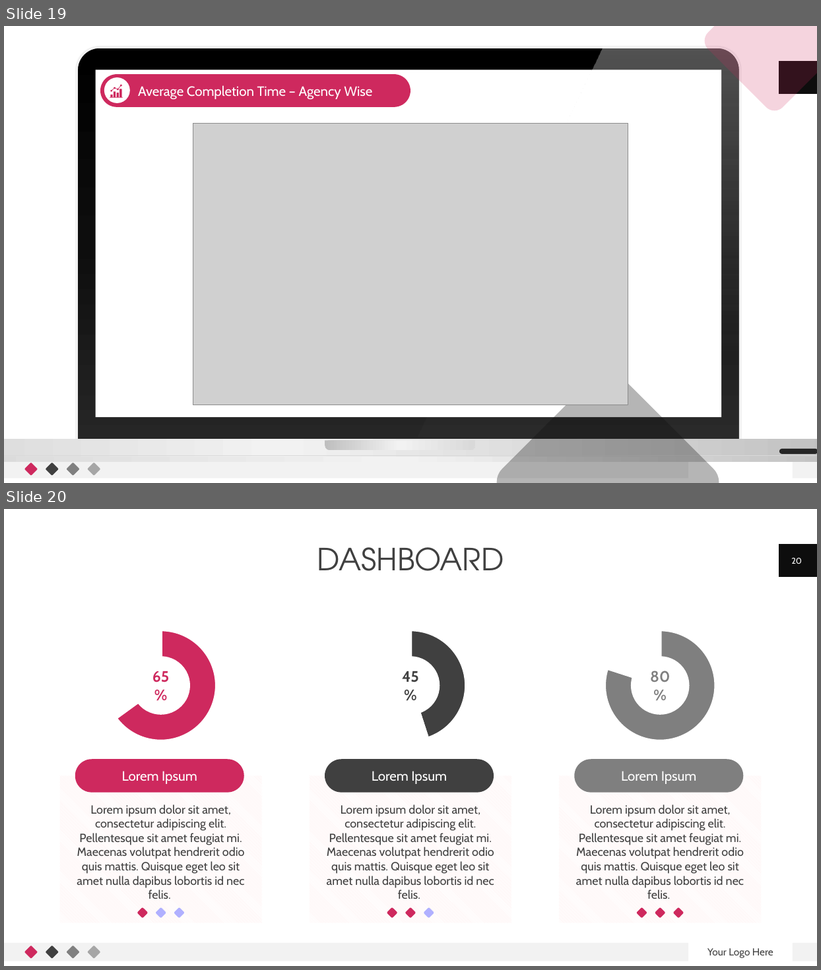
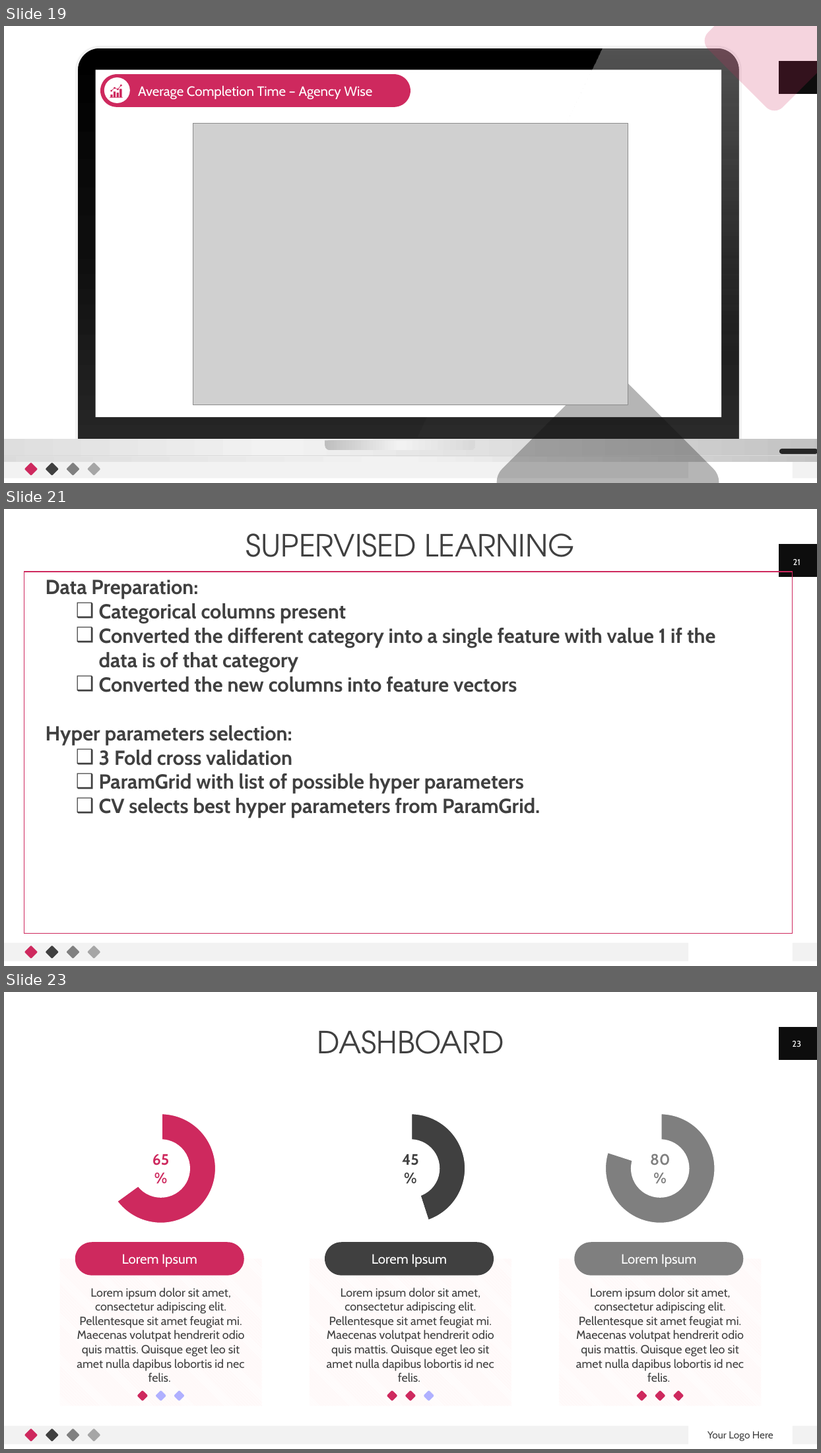
Before and after one commit to hareeshkavumkulath/BigdataAnalytics, a slide deck: Presentation/Presentation_Updated.pptx. Shown one above the other, each under a label of ours: slides 19 and 20 before the commit, slides 19, 21 and 23 after it; the slides between them are not shown. The pictures are 821x970 and 821x1453 pixels, drawn with LibreOffice and Linux fonts; fonts in the diff are those of the drawing; grey boxes stand for pictures. Boxes give left, top, right and bottom in pixels: in the first picture for what was removed or moved away, otherwise in the second. Text is boxed around its words. In the diff, an @@ line names an element or a change of style, - is before the commit and + after.

Commit message:
supervised learning part added in ppt

```diff
--- a/Presentation/Presentation_Updated.pptx
+++ b/Presentation/Presentation_Updated.pptx
@@ slide 21 added at (4, 509, 817, 966), background #FFFFFF; not listed: 7 template elements that a slide beside it also shows @@
@@ title added at (246, 533, 575, 557), 36 pt, text #404040 @@
+SUPERVISED LEARNING
@@ page number added at (793, 559, 801, 565), 10 pt, text #FFFFFF @@
+21
@@ rectangle added at (24, 572, 793, 934), outline #CE295E 1 pt @@
@@ text added at (46, 580, 715, 818), 24 pt, text #404040, bold @@
+Data Preparation:
+  ❑ Categorical columns present
+  ❑ Converted the different category into a single feature with value 1 if the data is of that category
+  ❑ Converted the new columns into feature vectors
+Hyper parameters selection:
+  ❑ 3 Fold cross validation
+  ❑ ParamGrid with list of possible hyper parameters
+  ❑ CV selects best hyper parameters from ParamGrid.
@@ what was slide 20 is now slide 23 @@
@@ page number at (792, 1041, 801, 1047): text changed @@
-20
+23
```
Also in this commit, not shown: 2 slides changed, 2 other slides added.
